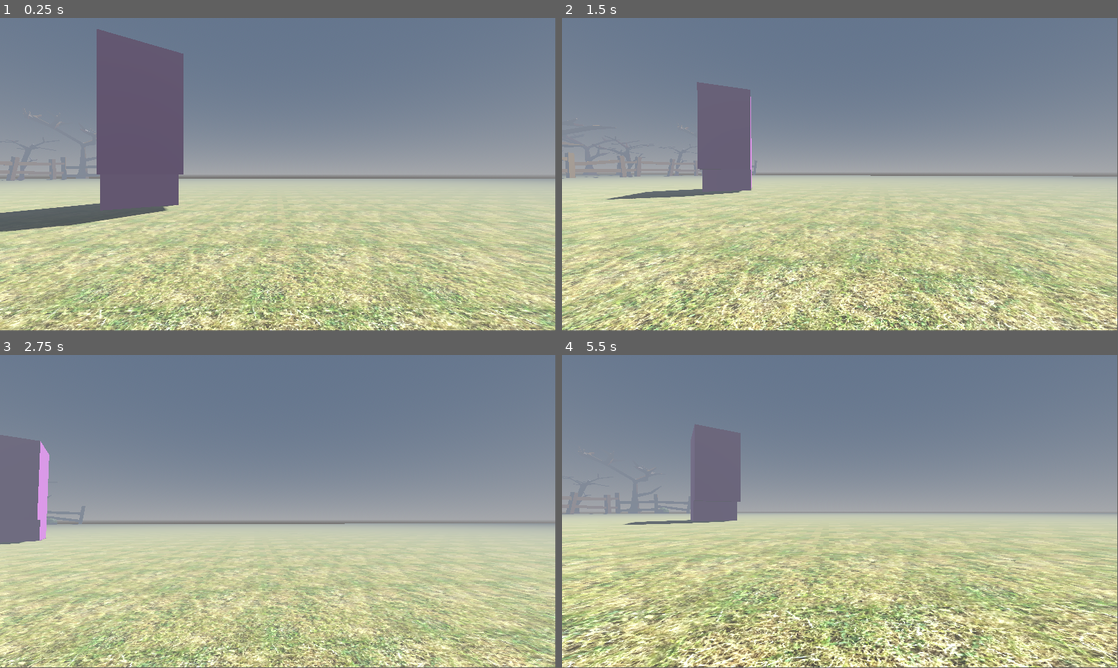
Above: before the commit, frames 1-4 (two rows, left to right).
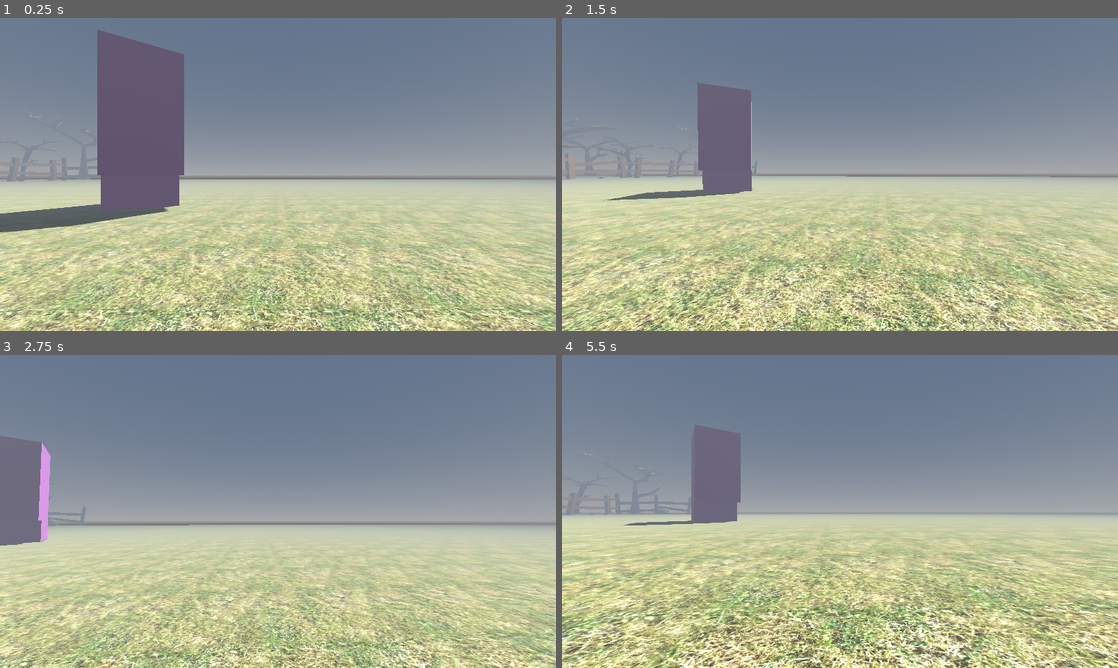
Above: after the commit, the same moments.

Repository: thedevbones/project-hillbilly
Game: Godot game, scene res://world.tscn
Same seed, same stepped clock (60 frames per second), same inputs: the game is played once before the commit and once after it.
Inputs (mouse positions are in pixels of both pictures, inside the frame that each line leads up to):
- Up to frame 1 (0.25 s): no input
- Up to frame 2 (1.5 s): move the mouse to (867, 171) at 0.52 s; hold D (walk_right) 0.53-1.28 s; hold Ctrl (crouch) 0.53-1.28 s; tap Space (jump) at 0.77 s; move the mouse to (812, 174) at 1.27 s; hold S (walk_back) from 1.28 s (still down); tap Shift (sprint) at 1.35 s
- Up to frame 3 (2.75 s): tap Space (jump) at 1.52 s; move the mouse to (289, 505) at 2.02 s; release S (walk_back) at 2.03 s; hold D (walk_right) from 2.03 s (still down); tap W (walk_foward) at 2.1 s
- Up to frame 4 (5.5 s): move the mouse to (834, 514) at 2.77 s; tap Ctrl (crouch) at 2.85 s; tap Space (jump) at 3.02, 3.77, 4.52 s; move the mouse to (878, 514) at 3.52 s; release D (walk_right) at 3.53 s; hold Shift (sprint) 3.53-4.28 s; hold A (walk_left) 3.53-5.03 s; move the mouse to (795, 508) at 4.27 s; tap W (walk_foward) at 4.35 s; move the mouse to (845, 511) at 5.02 s; hold S (walk_back) from 5.03 s (still down); hold Ctrl (crouch) from 5.03 s (still down)
In our replay, the window is 799x449 before the commit and 800x450 after it. These sizes can differ from the game's own. Grey fills any space a smaller window leaves; there, only what the larger window draws over its background counts as a difference.

The runs differ from the first frame. In frame 1, 15% of the frame differs, in the area x 0-100%, y 0-100%; in frame 2, 16%; in frame 3, 15%; in frame 4, 23%.

Commit message:
Added audio button to Settings menu

Diff:
--- a/Settings_menu.tscn
+++ b/Settings_menu.tscn
@@ -8,6 +8,8 @@
 [sub_resource type="Theme" id="Theme_754t5"]
 
 [sub_resource type="SystemFont" id="SystemFont_uxq3o"]
+
+[sub_resource type="SystemFont" id="SystemFont_5q2hv"]
 
 [sub_resource type="StyleBoxEmpty" id="StyleBoxEmpty_dvevm"]
 
@@ -77,6 +79,15 @@
 theme_override_font_sizes/font_size = 75
 text = "Settings "
 
+[node name="AudioSettingBtn" type="Button" parent="SettingsControl/MarginContainer/VBoxContainer"]
+layout_mode = 2
+size_flags_horizontal = 4
+theme_override_colors/font_color = Color(0.618984, 0, 0, 1)
+theme_override_fonts/font = SubResource("SystemFont_5q2hv")
+theme_override_font_sizes/font_size = 50
+text = "Audio
+"
+
 [node name="MainMenuBtn" type="Button" parent="SettingsControl/MarginContainer/VBoxContainer"]
 layout_mode = 2
 size_flags_horizontal = 4
--- a/project.godot
+++ b/project.godot
@@ -14,6 +14,11 @@
 run/main_scene="res://world.tscn"
 config/features=PackedStringArray("4.2", "Forward Plus")
 config/icon="res://icon.svg"
+
+[display]
+
+window/stretch/mode="viewport"
+window/stretch/aspect="expand"
 
 [input]
 
Not shown: 1 places in Settings_menu.tscn that only renumber resources
